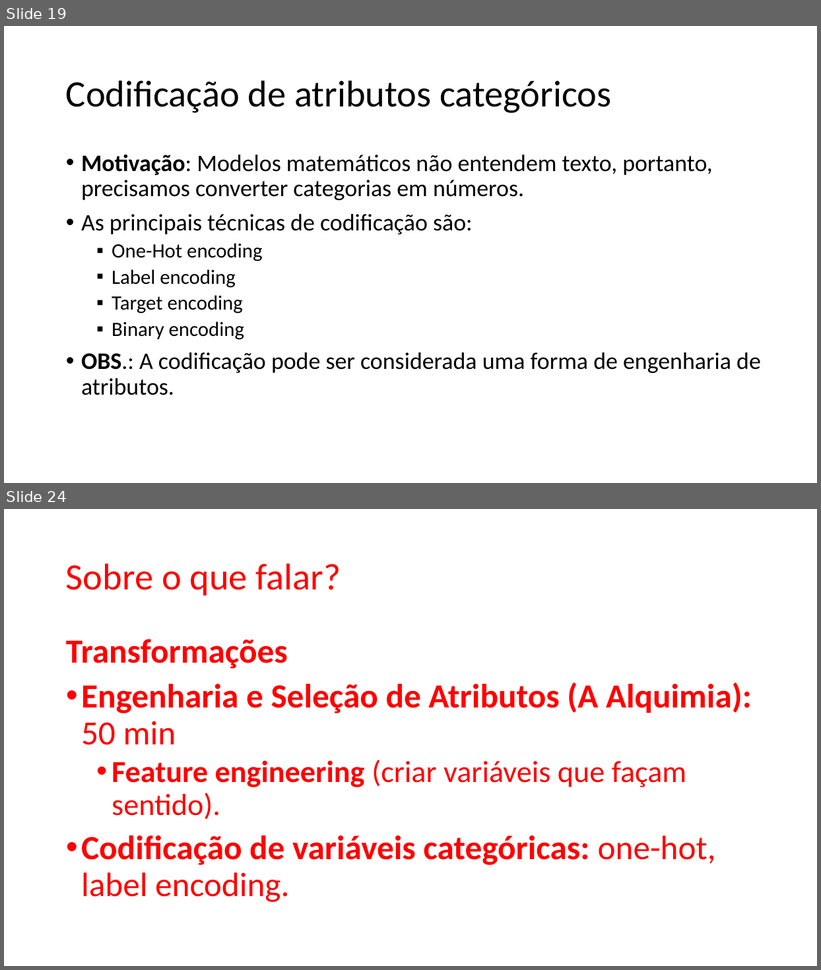
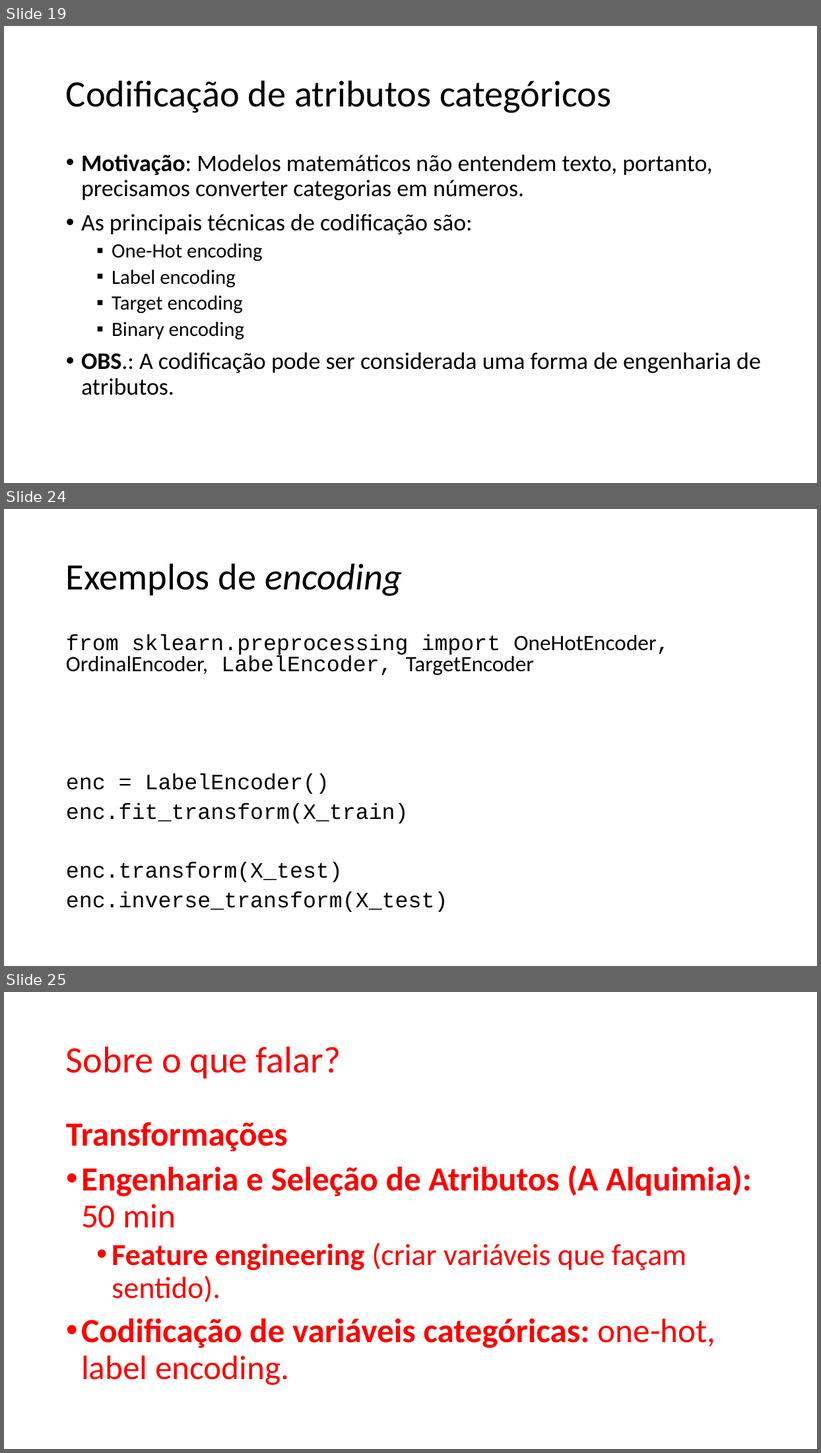
Before and after one commit to zz4fap/c24_inteligencia_artificial, a slide deck: slides/C24_Transformações.pptx. Shown one above the other, each under a label of ours: slides 19 and 24 before the commit, slides 19, 24 and 25 after it; the slides between them are not shown. The pictures are 821x970 and 821x1453 pixels, drawn with LibreOffice and Linux fonts; fonts in the diff are those of the drawing. Boxes give left, top, right and bottom in pixels: in the first picture for what was removed or moved away, otherwise in the second. Text is boxed around its words. In the diff, an @@ line names an element or a change of style, - is before the commit and + after.

```diff
--- a/slides/C24_Transformações.pptx
+++ b/slides/C24_Transformações.pptx
@@ slide 24 added at [4, 509, 817, 966], background #FFFFFF @@
@@ title added at [66, 563, 403, 596], 44 pt, text #000000 @@
+Exemplos de encoding
@@ text added at [66, 634, 670, 912], 25.9 pt, text #000000 @@
+from sklearn.preprocessing import OneHotEncoder, OrdinalEncoder, LabelEncoder, TargetEncoder
+enc = LabelEncoder()
+enc.fit_transform(X_train)
+enc.transform(X_test)
+enc.inverse_transform(X_test)
@@ what was slide 24 is now slide 25 @@
```
Also in this commit, not shown: 1 slide changed, 3 other slides added, 3 slides removed.
